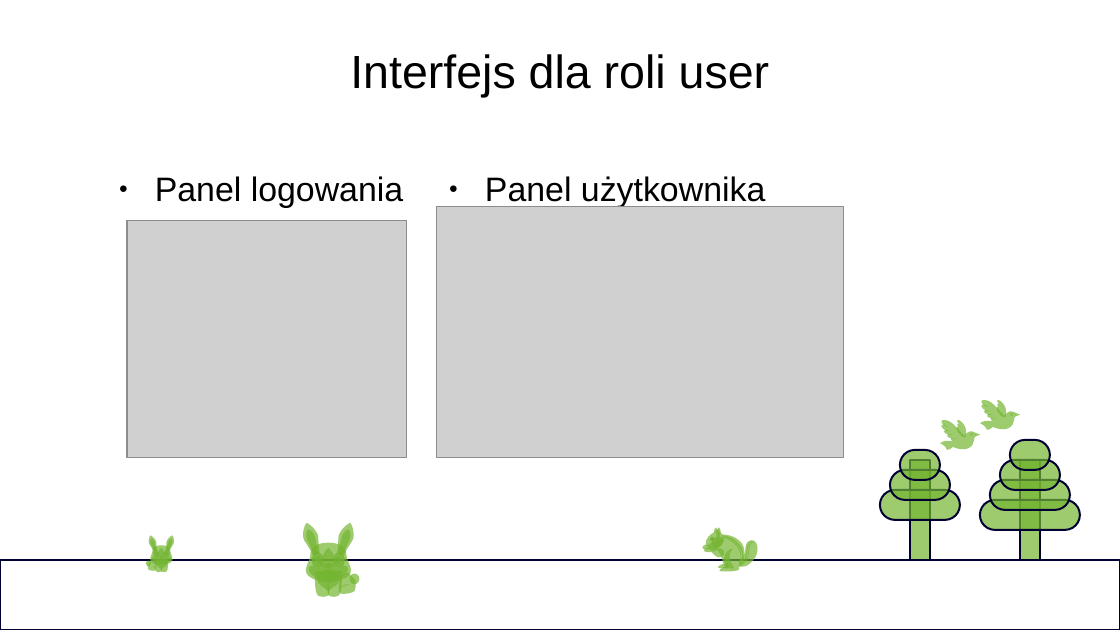
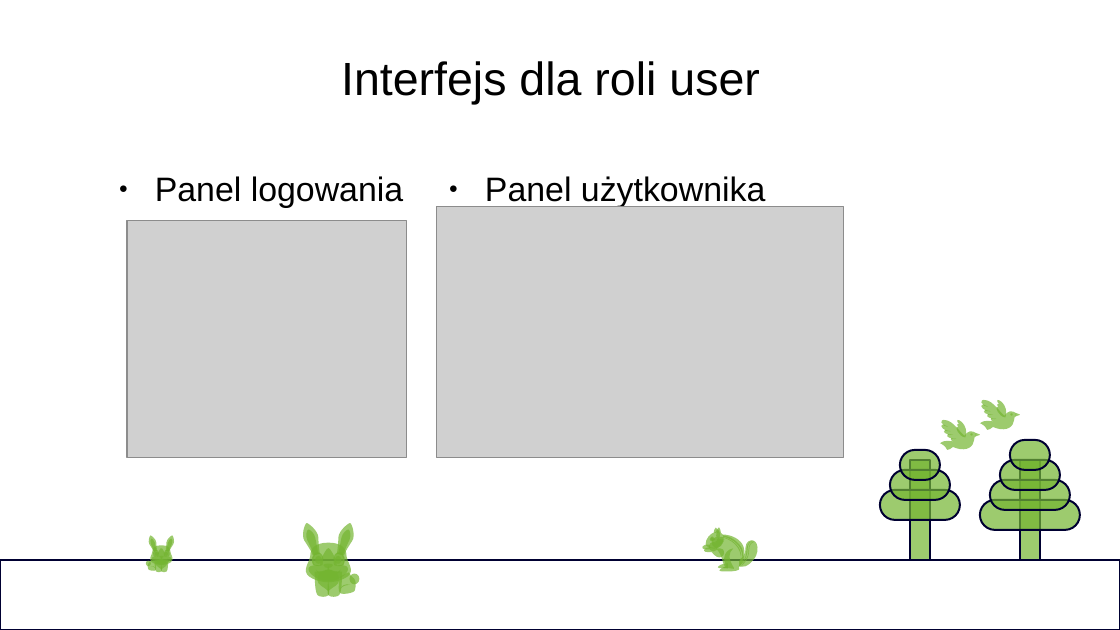
Before and after one commit to Nixam01/mzomi_BHL_2024, a slide deck: slide 9 of dokumentacja_projektu_Access_Broker.odp (slide 7 before the commit). Drawn at 1120x630 pixels with LibreOffice and Linux fonts; fonts in the diff are those of the drawing; grey boxes stand for pictures. Boxes give left, top, right and bottom in pixels: in the first picture for what was removed or moved away, otherwise in the second. Text is boxed around its words. In the diff, an @@ line names an element or a change of style, - is before the commit and + after.

```diff
--- a/dokumentacja_projektu_Access_Broker.odp
+++ b/dokumentacja_projektu_Access_Broker.odp
@@ title "Interfejs dla roli user" moved from (x1=350, y1=54, x2=770, y2=97) to (x1=341, y1=61, x2=760, y2=104) @@
```
Also in this commit, not shown: 3 other slides changed, 3 slides added.
